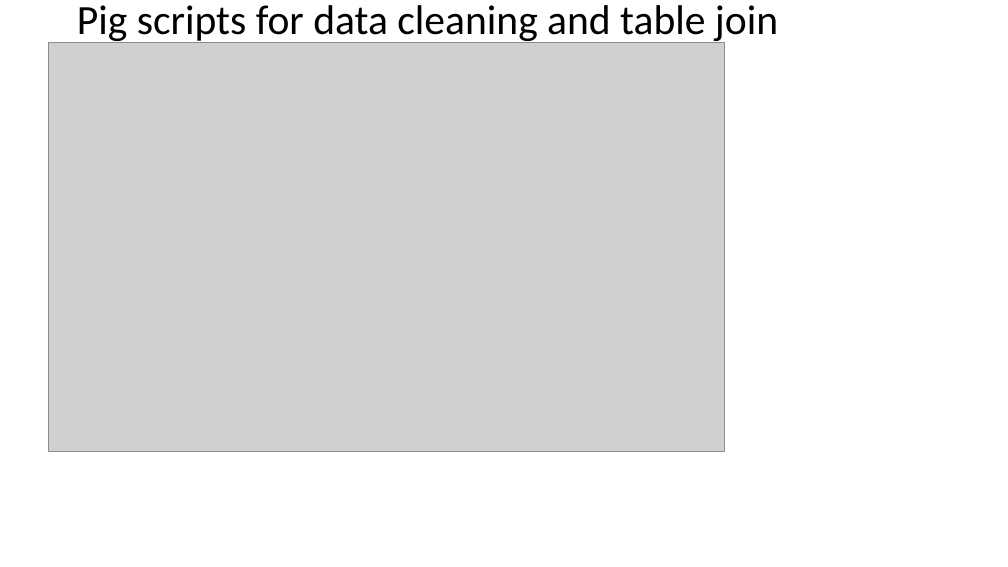
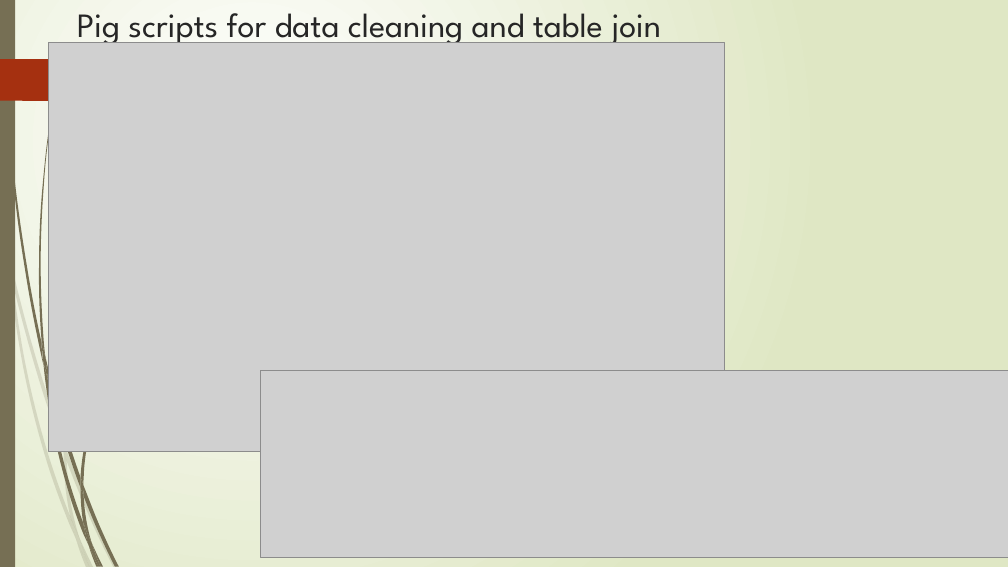
Before and after one commit to maxliu/health_care, a slide deck: slide 7 of Medicare fraud detection by using open source data.pptx (slide 9 before the commit). Drawn at 1008x567 pixels with LibreOffice and Linux fonts; fonts in the diff are those of the drawing; grey boxes stand for pictures. Boxes give left, top, right and bottom in pixels: in the first picture for what was removed or moved away, otherwise in the second. Text is boxed around its words. In the diff, an @@ line names an element or a change of style, - is before the commit and + after.

```diff
--- a/Medicare fraud detection by using open source data.pptx
+++ b/Medicare fraud detection by using open source data.pptx
@@ background #FFFFFF to gradient #FFFFFF to #DFE8C4 @@
@@ rectangle added at (0,0,15,567), fill #766F54 @@
@@ title "Pig scripts for data cleaning ..." at (77,13,661,49): size 39.6 to 32.4 pt, font Calibri to League Spartan, text colour #000000 to #262626; line spacing 0.9 to 1; vertical alignment middle to top @@
@@ freeform shape added at (0,59,132,101), fill #A53010 @@
@@ picture added at (260,371,1008,558) @@
@@ group added at (0,213,117,567): 9 freeform shapes @@
@@ group added at (2,0,197,567): 12 freeform shapes @@
```
Also in this commit, not shown: 12 other slides changed, 4 slides added, 4 slides removed.
